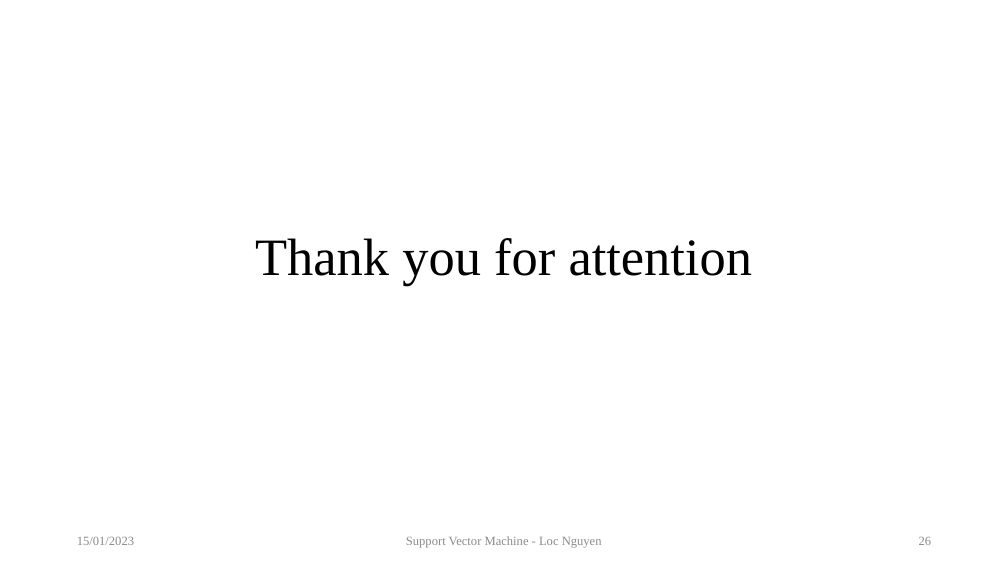
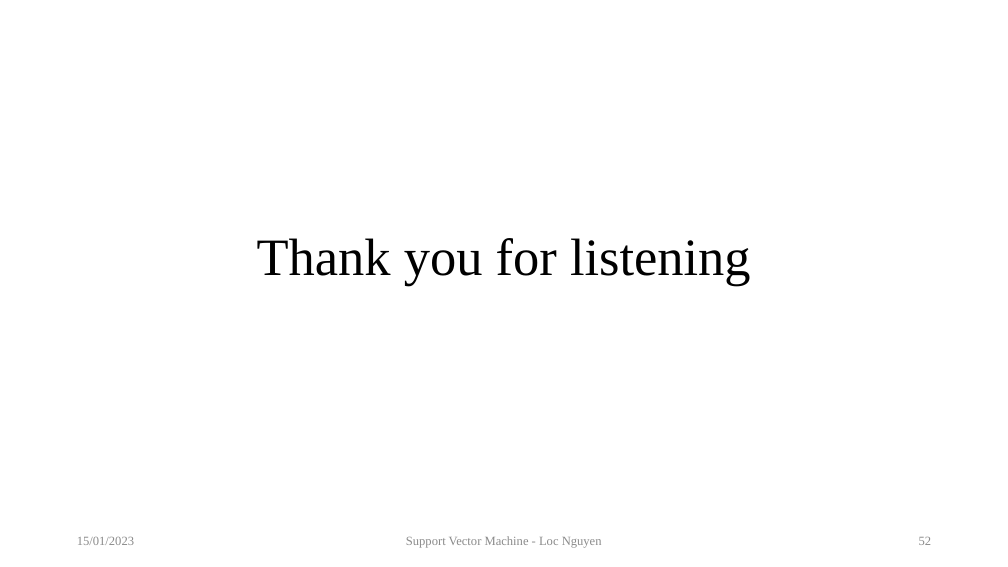
Before and after one commit to sciencepg/global-optimization, a slide deck: slide 52 of 09.TutorialOnSVM/artifact/TutorialOnSVM.pptx (slide 26 before the commit). Drawn at 1008x567 pixels with LibreOffice and Linux fonts; fonts in the diff are those of the drawing. Boxes give left, top, right and bottom in pixels: in the first picture for what was removed or moved away, otherwise in the second. Text is boxed around its words. In the diff, an @@ line names an element or a change of style, - is before the commit and + after.

```diff
--- a/09.TutorialOnSVM/artifact/TutorialOnSVM.pptx
+++ b/09.TutorialOnSVM/artifact/TutorialOnSVM.pptx
@@ title at <box>257,238,751,286</box>: text changed @@
-Thank you for attention
+Thank you for listening
@@ page number at <box>919,537,932,545</box>: text changed @@
-26
+52
```
Also in this commit, not shown: 3 other slides changed, 25 slides added, 1 other file.
